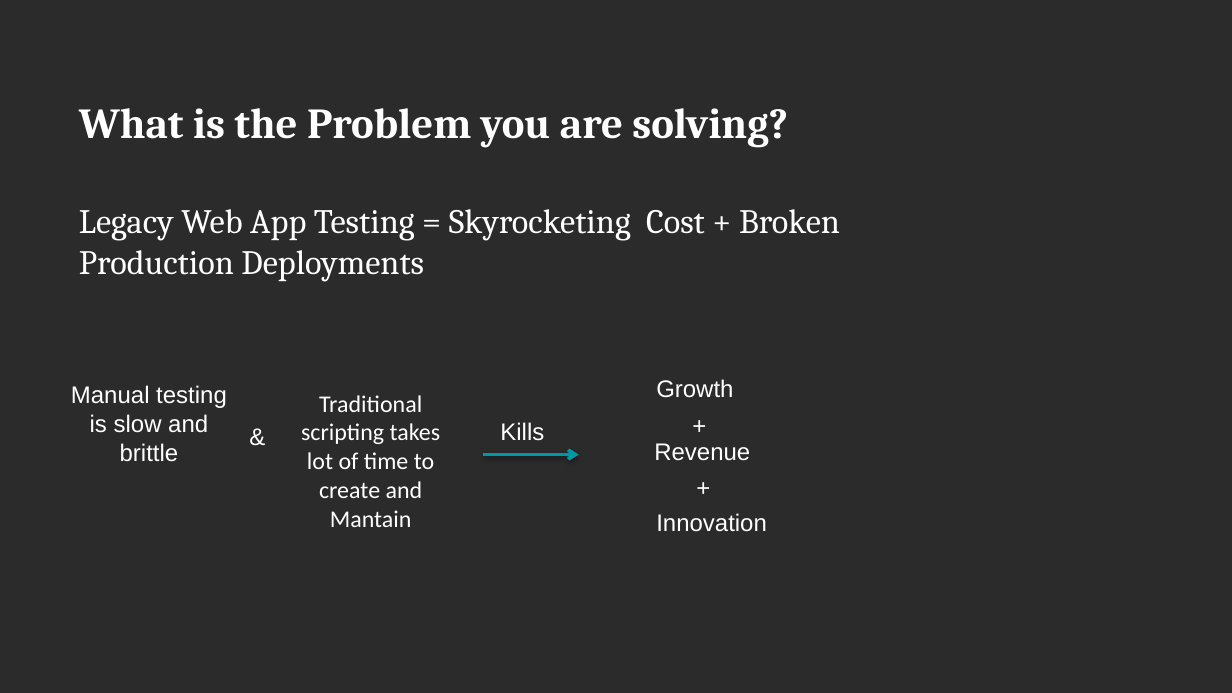
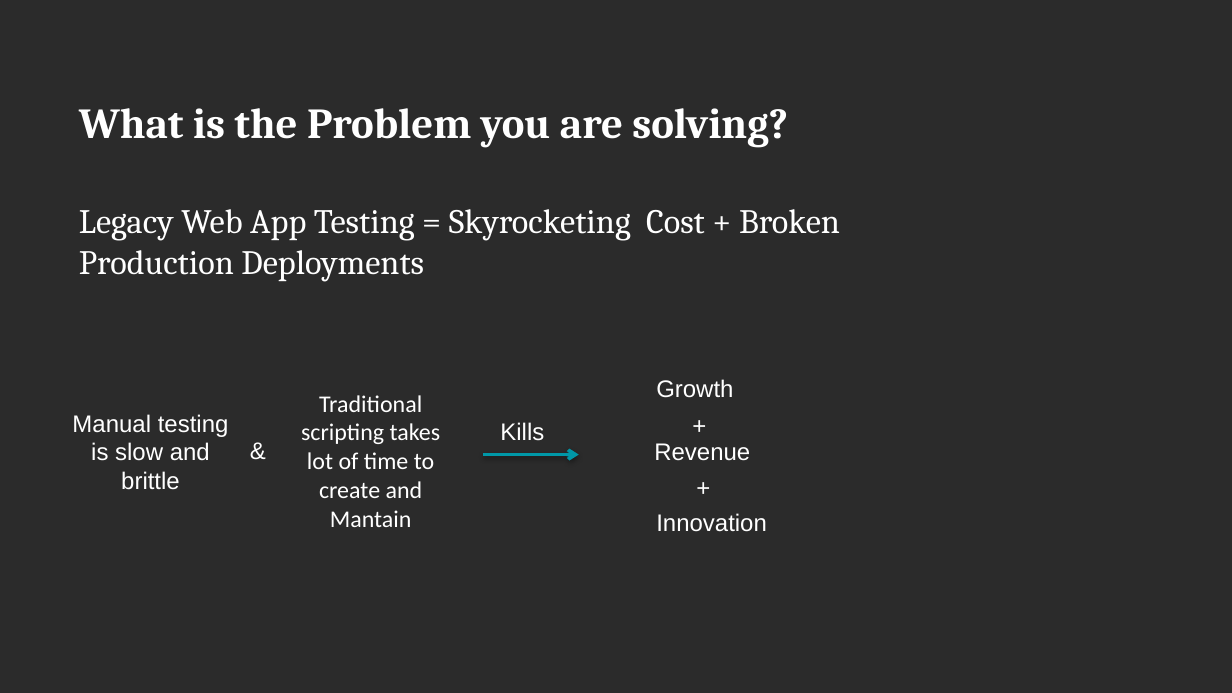
Before and after one commit to MeeruChandra/OutSkillCapstone, a slide deck: slide 4 of QA Energetic-GEF C4 - Pitch Deck Template.pptx. Drawn at 1232x693 pixels with LibreOffice and Linux fonts; fonts in the diff are those of the drawing; background and template pictures are left out; a plain dark background stands for a picture behind light text. Boxes give left, top, right and bottom in pixels: in the first picture for what was removed or moved away, otherwise in the second. Text is boxed around its words. In the diff, an @@ line names an element or a change of style, - is before the commit and + after.

```diff
--- a/QA Energetic-GEF C4 - Pitch Deck Template.pptx
+++ b/QA Energetic-GEF C4 - Pitch Deck Template.pptx
@@ text "Manual testing is slow and ...": place and size @@
-text "Manual testing is slow and ..." at box(71, 385, 227, 462)
+text "Manual testing is slow and ..." at box(72, 414, 229, 490)
@@ text "&": place and size @@
-text "&" at box(238, 415, 298, 457)
+text "&" at box(238, 430, 298, 472)
```
Also in this commit, not shown: 2 other files.
